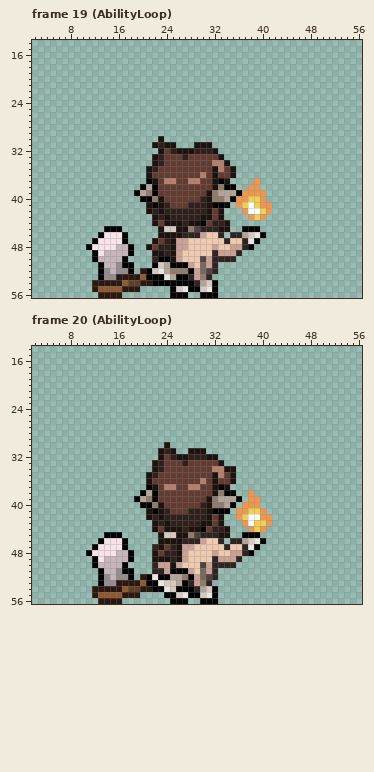
Pixel-art file, stored at art/BT/Mira/MiraBT.ase. Above: the version before the commit.
57x57 pixels, 112 frames. Colours within 5 levels of each other are drawn and written as one. Shown: frame 19 (AbilityLoop): x 2..56, y 14..56; frame 20 (AbilityLoop): x 2..56, y 14..56. The commit also changed other frames, which this record leaves out.
The same view after the edit:
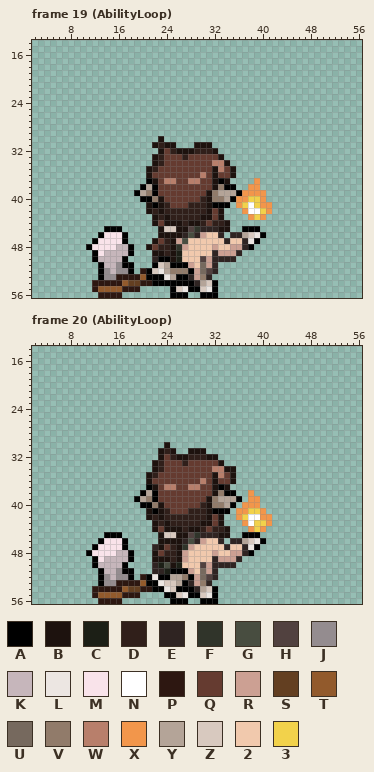
Palette (. is transparent): A #000000  B #1d120e  C #1c1f16  D #301f1a  E #2f2422  F #30342a  G #484d40  H #51413f  J #948c8f  K #c6b6bb  L #ece6e2  M #f9e3ea  N #ffffff  P #2d1711  Q #653b30  R #cca093  S #633f21  T #925a2c  U #76695e  V #917b6a  W #b87f6b  X #f2964b  Y #b4a498  Z #d8c9bf  2 #f1c9ad  3 #f2d24b
Commit message: apr12 updated a few mira battle animations
Edits made:
--- frame 19 (AbilityLoop), layer "Base"
@@ x 24..32 @@
 43 BDDDDDBBQ
-44 BBBDBBAQD
-45 ZZBBVHEEE
-46 BBBEEER22
-47 DBRR22222
-48 DBRR2222R
-49 DBR22222E
-50 ABR222HRE
+44 BBBDBBDQD
+45 ZZBBHFEEE
+46 BBBEGER22
+47 DBRG22222
+48 DBFR2222R
+49 DBC22222E
+50 ABC222HRE
 51 YAAAR2URE
--- frame 20 (AbilityLoop), layer "Base"
@@ x 21..32 @@
 43 .BDBDDDDDBBQ
-44 .BQBBBDBBAQD
-45 ..BZZBBVHEEE
-46 ..BBBBEEER22
-47 .EBQDBRR2222
+44 .BQBBBDBBDQD
+45 ..BZZBBHFEEE
+46 ..BBBBEGER22
+47 .EBQDBFR2222
 48 .BQDDBR2222R
 49 .BBBDBR2222E
-50 .ERRBR222HRE
-51 .EERAAAR2URE
+50 .ECGBC222HRE
+51 .EECAAAR2URE
 52 ALAAYYVARUHE
Changed places in both pictures, as pixel boxes (x1, y1, x2, y2):
changed: (176, 220, 206, 262)
changed: (158, 526, 206, 574)
